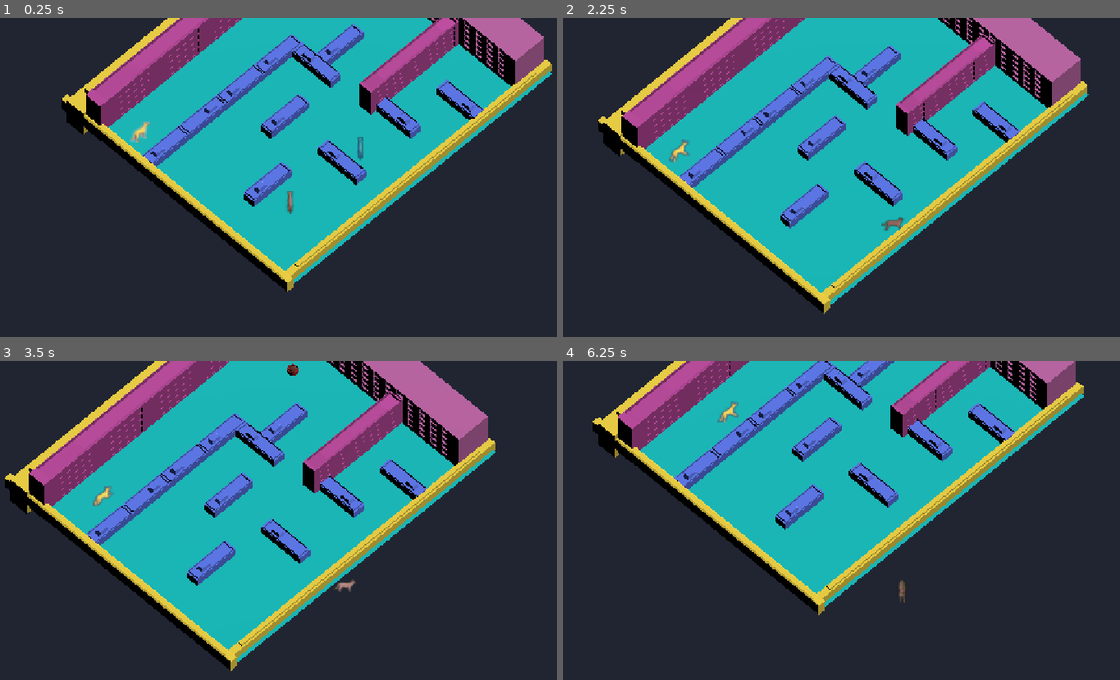
Above: before the commit, frames 1-4 (two rows, left to right).
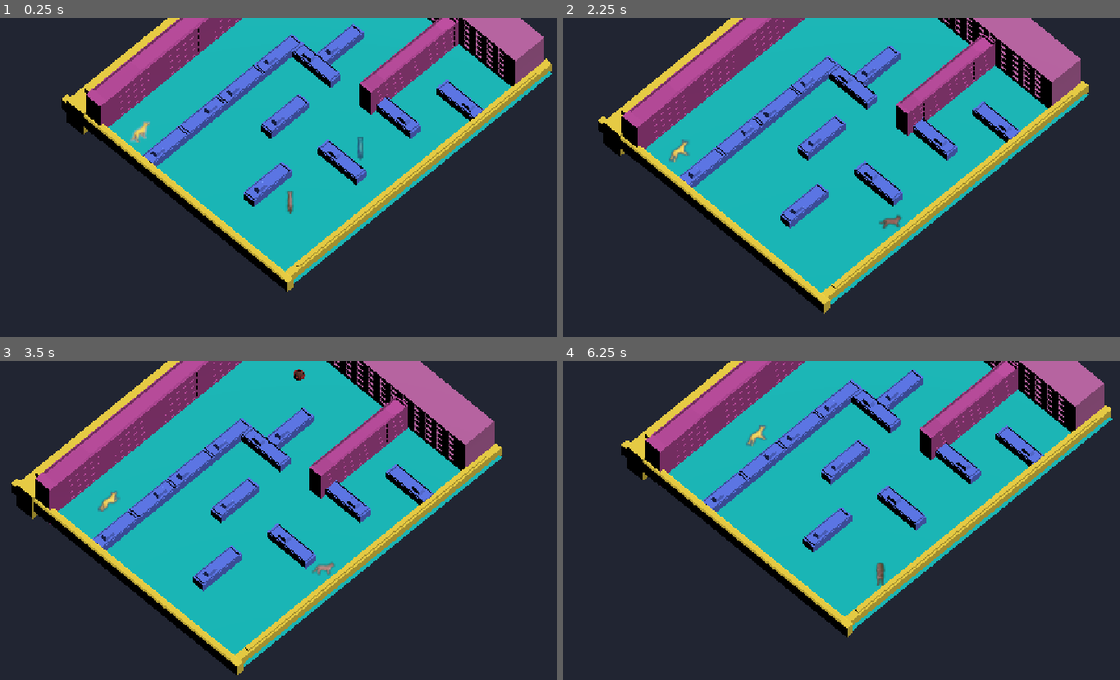
Above: after the commit, the same moments.

Repository: WeronikaKowalkowska/dnsgamejam
Game: Godot game, scene res://scenes/tutorialScena.tscn
Two runs of this game, one before a commit and one after it. Both use one fixed random seed, a clock stepped at 60 frames per second and the inputs below. This scene is started directly instead of the project's main scene.
Inputs (mouse positions are in pixels of both pictures, inside the frame that each line leads up to):
- Up to frame 1 (0.25 s): no input
- Up to frame 2 (2.25 s): tap Enter (ui_accept) at 0.5, 0.77 s; move the mouse to (997, 183) at 0.52 s; hold D (move_right) 0.53-1.25 s; tap E at 0.6, 2.1 s; click (997, 183) at 0.67 s; drag from (718, 222) to (819, 276) at 1.27 s; move the mouse to (919, 120) at 2.02 s; hold D (move_right) from 2.03 s (still down)
- Up to frame 3 (3.5 s): release D (move_right) at 2.75 s; drag from (256, 619) to (94, 488) at 2.77 s
- Up to frame 4 (6.25 s): move the mouse to (1047, 600) at 3.52 s; hold A (move_left) 3.53-4.25 s; tap E at 3.6, 5.1 s; tap Enter (ui_accept) at 3.77 s; drag from (657, 488) to (752, 453) at 4.27 s; move the mouse to (886, 546) at 5.02 s; hold S (move_back) 5.03-5.75 s; click (886, 546) at 5.17 s; drag from (752, 453) to (718, 565) at 5.77 s

The runs differ from the first frame. In frame 1, 0.2% of the frame differs, in the area x 51-99%, y 12-83%; in frame 2, 0.4%; in frame 3, 17%; in frame 4, 29%, in the area x 5-99%, y 0-87%.

Commit message:
fix world boundries

Diff:
--- a/scenes/buildings.tscn
+++ b/scenes/buildings.tscn
@@ -45,10 +45,10 @@
 size = Vector3(3, 1, 1)
 
 [sub_resource type="BoxShape3D" id="BoxShape3D_iouro"]
-size = Vector3(2, 1, 19)
+size = Vector3(2, 5.578003, 19)
 
 [sub_resource type="BoxShape3D" id="BoxShape3D_etfat"]
-size = Vector3(18, 1, 1)
+size = Vector3(18, 6.8999023, 1)
 
 [sub_resource type="BoxShape3D" id="BoxShape3D_1mqnc"]
 size = Vector3(4, 0.001, 22)
@@ -148,20 +148,27 @@
 [node name="Area3D6" type="Area3D" parent="." unique_id=231467766]
 collision_layer = 7
 
+[node name="StaticBody3D" type="StaticBody3D" parent="Area3D6" unique_id=2081090075]
+collision_layer = 7
+
+[node name="CollisionShape3D" type="CollisionShape3D" parent="Area3D6/StaticBody3D" unique_id=99109754]
+transform = Transform3D(0.3, 0, 0, 0, 1, 0, 0, 0, 1, 10.5, 2.2890015, 1)
+shape = SubResource("BoxShape3D_iouro")
+
 [node name="level1_6" parent="Area3D6" unique_id=1706914363 instance=ExtResource("6_bq3in")]
-
-[node name="CollisionShape3D" type="CollisionShape3D" parent="Area3D6" unique_id=99109754]
-transform = Transform3D(0.3, 0, 0, 0, 1, 0, 0, 0, 1, 10.5, 0, 1)
-shape = SubResource("BoxShape3D_iouro")
+transform = Transform3D(1, 0, 0, 0, 1, 0, 0, 0, 1, 0.01664257, 9.536743e-07, -0.009092331)
 
 [node name="Area3D5" type="Area3D" parent="." unique_id=1984179637]
 collision_layer = 7
 
+[node name="StaticBody3D" type="StaticBody3D" parent="Area3D5" unique_id=2025829315]
+collision_layer = 7
+
+[node name="CollisionShape3D" type="CollisionShape3D" parent="Area3D5/StaticBody3D" unique_id=1832889118]
+transform = Transform3D(1, 0, 0, 0, 1, 0, 0, 0, 1, 2.5, 2.9499512, 10)
+shape = SubResource("BoxShape3D_etfat")
+
 [node name="level1_5" parent="Area3D5" unique_id=453325597 instance=ExtResource("5_c2cwy")]
-
-[node name="CollisionShape3D" type="CollisionShape3D" parent="Area3D5" unique_id=1832889118]
-transform = Transform3D(1, 0, 0, 0, 1, 0, 0, 0, 1, 2.5, 0, 10)
-shape = SubResource("BoxShape3D_etfat")
 
 [node name="Area3D4" type="Area3D" parent="." unique_id=1819396377]
 collision_layer = 7
